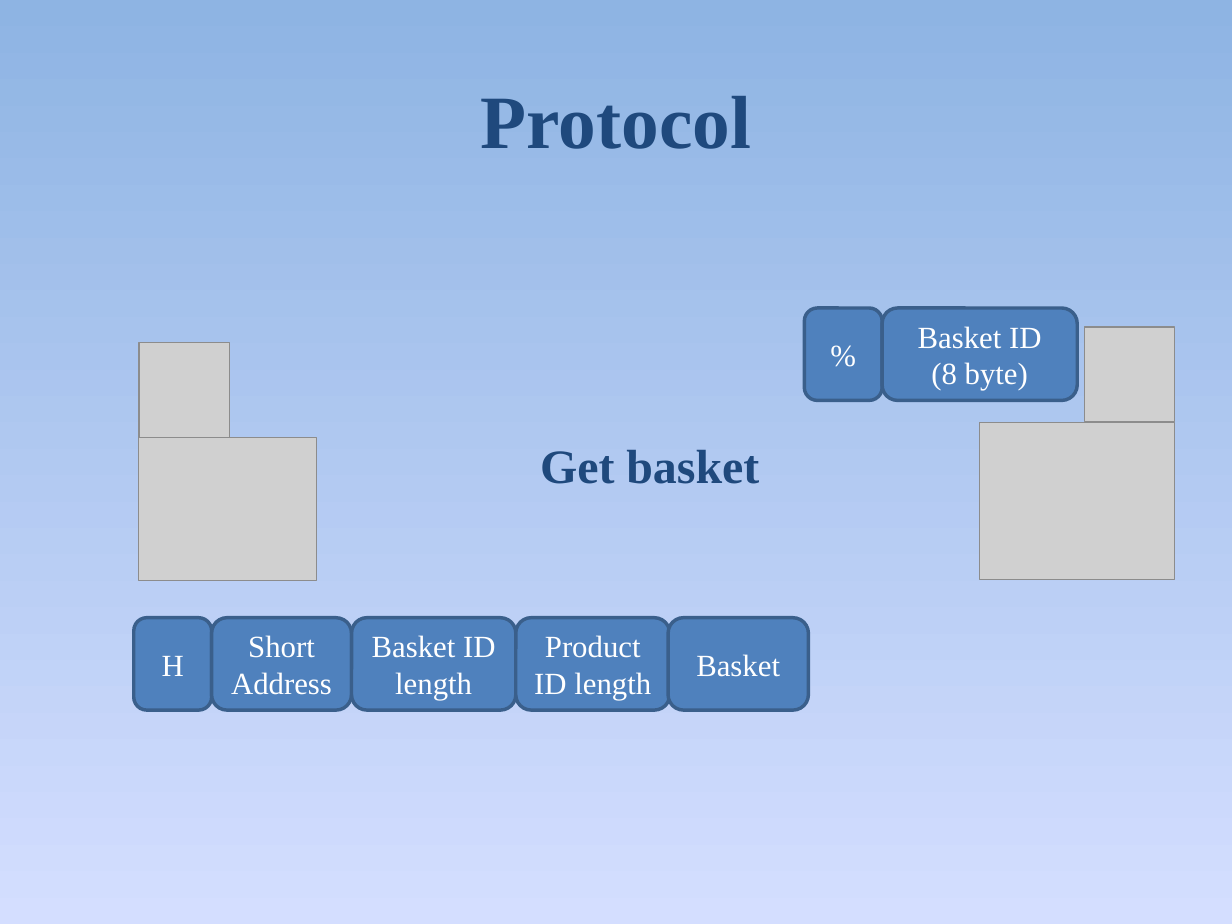
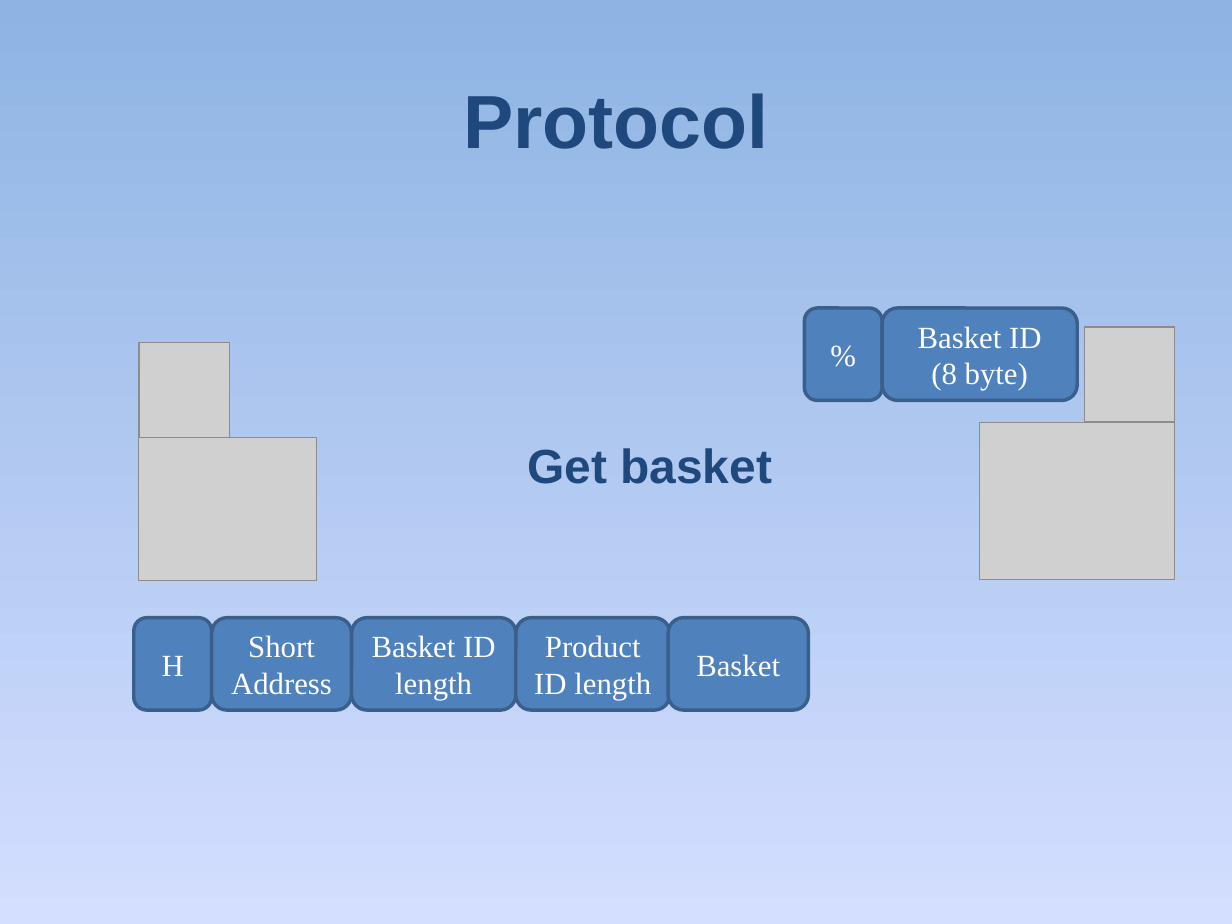
Before and after one commit to golf2109/zigbee-in-supermaket, a slide deck: slide 9 of docs/Report/Queue-Busting.pptx (slide 8 before the commit). Drawn at 1232x924 pixels with LibreOffice and Linux fonts; fonts in the diff are those of the drawing; grey boxes stand for pictures. Boxes give left, top, right and bottom in pixels: in the first picture for what was removed or moved away, otherwise in the second. Text is boxed around its words. In the diff, an @@ line names an element or a change of style, - is before the commit and + after.

```diff
--- a/docs/Report/Queue-Busting.pptx
+++ b/docs/Report/Queue-Busting.pptx
@@ title "Protocol" at [463,93,768,149]: font Times New Roman to Arial @@
@@ text "Get basket" at [527,448,772,484]: font Times New Roman to Arial @@
```
Also in this commit, not shown: 12 other slides changed, 1 slide added.
